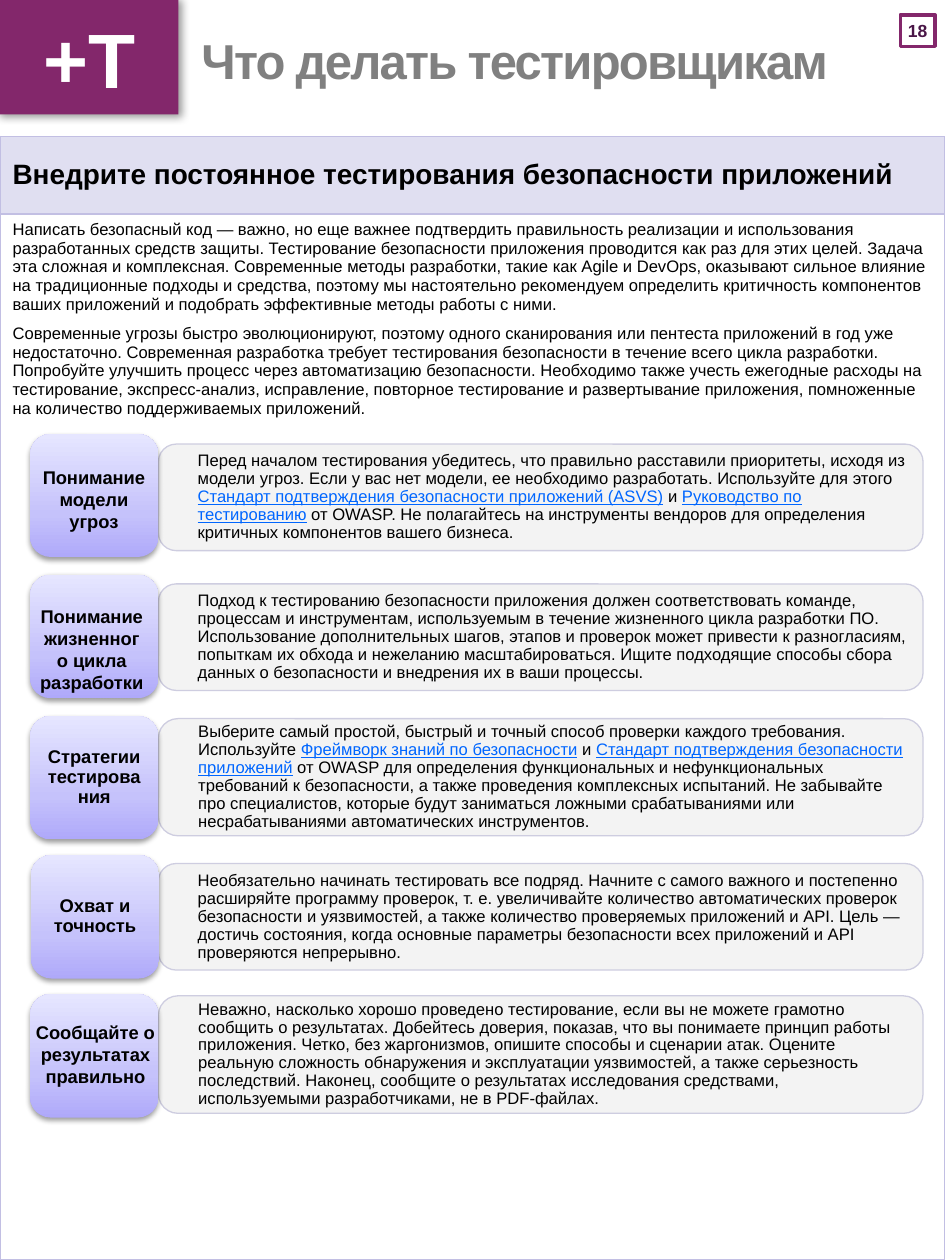
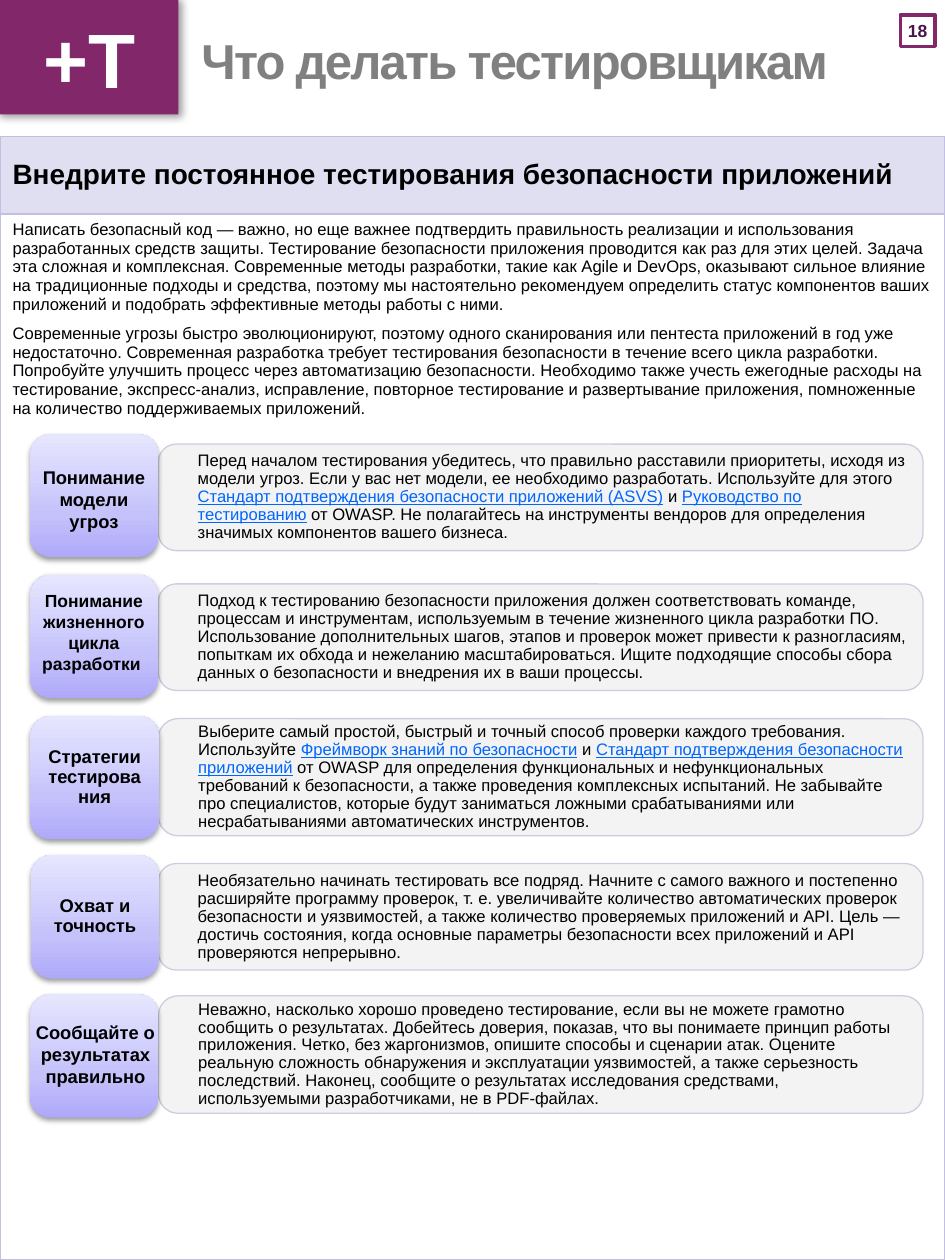
Before and after one commit to OWASP/Top10, a slide deck: slide 19 of 2017/OWASP Top 10-2017-ru.pptx. Drawn at 945x1260 pixels with LibreOffice and Linux fonts; fonts in the diff are those of the drawing. Boxes give left, top, right and bottom in pixels: in the first picture for what was removed or moved away, otherwise in the second. Text is boxed around its words. In the diff, an @@ line names an element or a change of style, - is before the commit and + after.

```diff
--- a/2017/OWASP Top 10-2017-ru.pptx
+++ b/2017/OWASP Top 10-2017-ru.pptx
@@ table at [0, 136, 945, 1260] @@
-row 2, column 1: Написать безопасный код — важно, но еще важнее подтвердить правильность реализации и использования разработанных средств защиты. Тестирование безопасности приложения проводится как раз для этих целей. Задача эта сложная и комплексная. Современные методы разработки, такие как Agile и DevOps, оказывают сильное влияние на традиционные подходы и средства, поэтому мы настоятельно рекомендуем определить критичность компонентов ваших приложений и подобрать эффективные методы работы с ними. / Современные угрозы быстро эволюционируют, поэтому одного сканирования или пентеста приложений в год уже недостаточно. Современная разработка требует тестирования безопасности в течение всего цикла разработки. Попробуйте улучшить процесс через автоматизацию безопасности. Необходимо также учесть ежегодные расходы на тестирование, экспресс-анализ, исправление, повторное тестирование и развертывание приложения, помноженные на количество поддерживаемых приложений.
+row 2, column 1: Написать безопасный код — важно, но еще важнее подтвердить правильность реализации и использования разработанных средств защиты. Тестирование безопасности приложения проводится как раз для этих целей. Задача эта сложная и комплексная. Современные методы разработки, такие как Agile и DevOps, оказывают сильное влияние на традиционные подходы и средства, поэтому мы настоятельно рекомендуем определить статус компонентов ваших приложений и подобрать эффективные методы работы с ними. / Современные угрозы быстро эволюционируют, поэтому одного сканирования или пентеста приложений в год уже недостаточно. Современная разработка требует тестирования безопасности в течение всего цикла разработки. Попробуйте улучшить процесс через автоматизацию безопасности. Необходимо также учесть ежегодные расходы на тестирование, экспресс-анализ, исправление, повторное тестирование и развертывание приложения, помноженные на количество поддерживаемых приложений.
@@ text in rounded rectangle at [198, 454, 905, 538]: text changed @@
-  Перед началом тестирования убедитесь, что правильно расставили приоритеты, исходя из модели угроз. Если у вас нет модели, ее необходимо разработать. Используйте для этого Стандарт подтверждения безопасности приложений (ASVS) и Руководство по тестированию от OWASP. Не полагайтесь на инструменты вендоров для определения критичных компонентов вашего бизнеса.
+  Перед началом тестирования убедитесь, что правильно расставили приоритеты, исходя из модели угроз. Если у вас нет модели, ее необходимо разработать. Используйте для этого Стандарт подтверждения безопасности приложений (ASVS) и Руководство по тестированию от OWASP. Не полагайтесь на инструменты вендоров для определения значимых компонентов вашего бизнеса.
@@ text "Понимание жизненного цикла разработки": place and size @@
-text "Понимание жизненного цикла разработки" at [40, 610, 143, 693]
+text "Понимание жизненного цикла разработки" at [42, 595, 144, 674]
@@ text "Понимание жизненного цикла разработки" at [42, 595, 144, 674]: size 10.5 to 10 pt @@
```
Also in this commit, not shown: 23 other slides changed, 22 other files.
